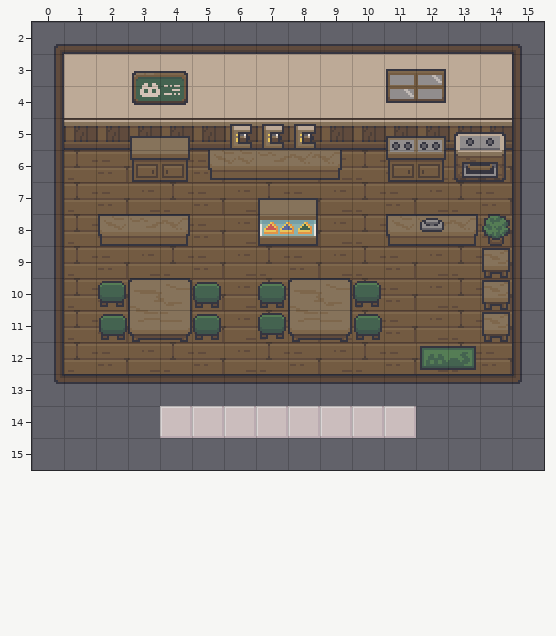
Tiled map, stored at lwjgl3/bin/main/Cafe Map.tmx. Above, as it was before the edit.
Cells are 16x16 px. Shown: x 0..15, y 2..15. Not drawn, because the pictures are missing: unchanged layer "Trashbin". Layer "Day and Earnings" is drawn 0,-6 px off the grid. Layer "Inventory" is drawn 0,-7 px off the grid.
After the commit:
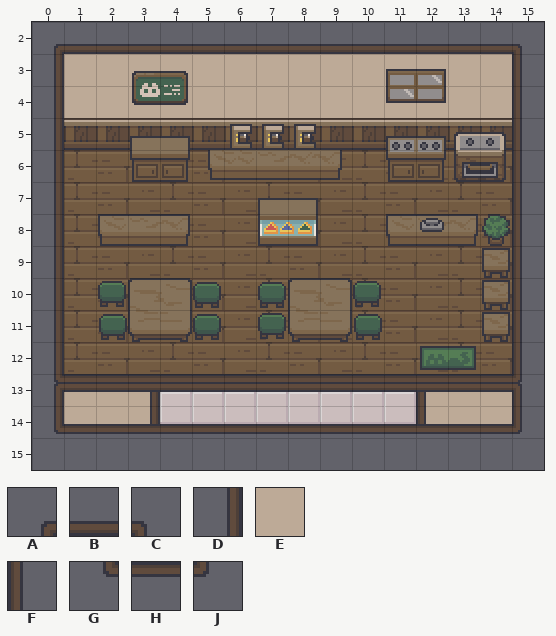
Key: from "neko-cafe-tilemap": A 0, B 1, C 4, D 10, E 16, F 44, G 50, H 52, J 54.
_ is an empty cell, . an unchanged one.
Tiles of an added or newly shown layer are drawn over the layers below it.
What changed:
layer "Inventory" offset 0,0 -> 0,-7 px
--- layer "Day and Earnings" (added)
@@ x 1..14 @@
-14 ___........___
+14 EEE........EEE
--- layer "Inventory"
@@ x 0..15 @@
-13 ________________
-14 _.._........_.._
-15 ________________
+13 ABBBBBBBBBBBBBBC
+14 D..D........F..F
+15 GHHHHHHHHHHHHHHJ
